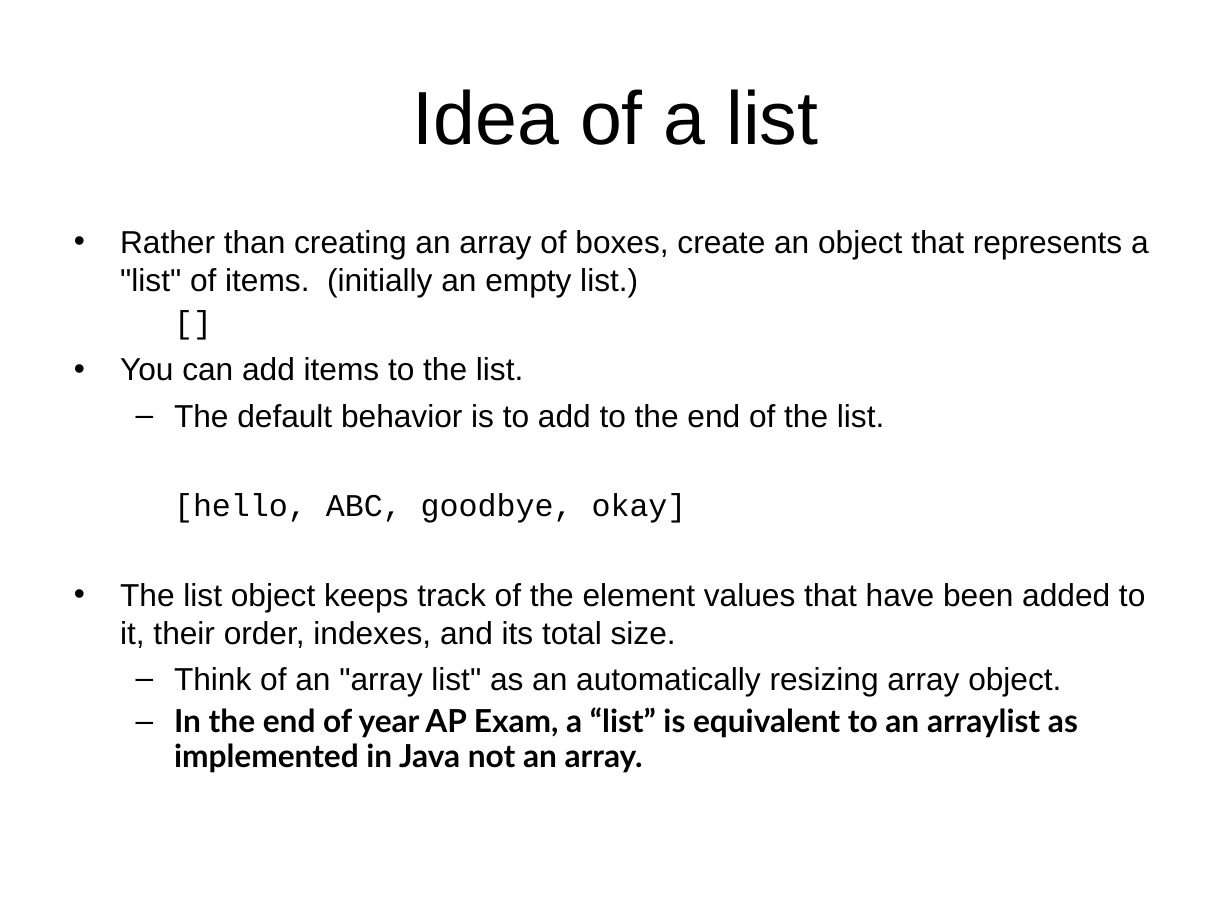
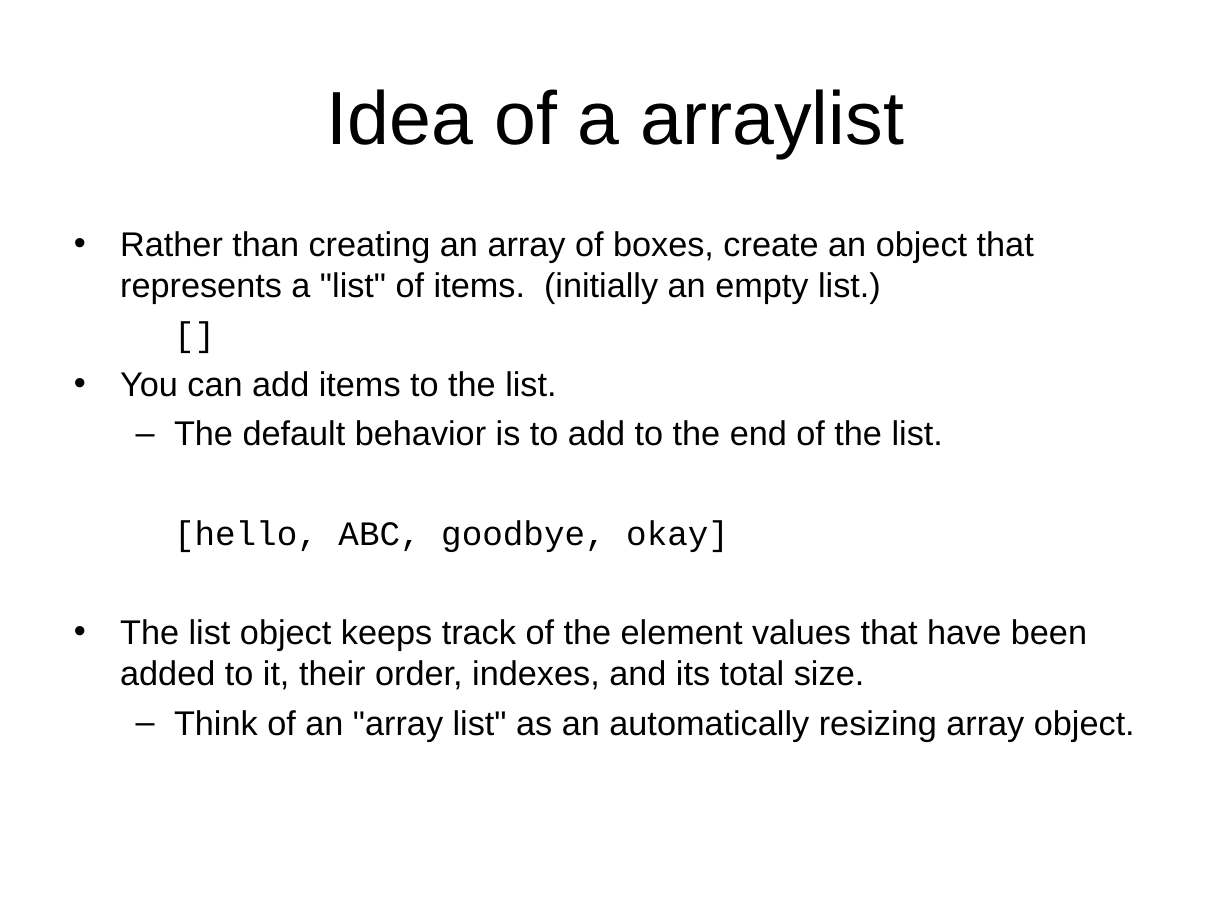
Before and after one commit to LongBaoNguyen/longbaonguyen.github.io, a slide deck: slide 4 of courses/apcsp/lecture13.ppt. Drawn at 1232x924 pixels with LibreOffice and Linux fonts; fonts in the diff are those of the drawing; background and template pictures are left out. Boxes give left, top, right and bottom in pixels: in the first picture for what was removed or moved away, otherwise in the second. Text is boxed around its words. In the diff, an @@ line names an element or a change of style, - is before the commit and + after.

Commit message:
arraylist

```diff
--- a/courses/apcsp/lecture13.ppt
+++ b/courses/apcsp/lecture13.ppt
@@ title at (x1=327, y1=89, x2=903, y2=158): text changed @@
-Idea of a list
+Idea of a arraylist
@@ text "Rather than creating an array ..." at (x1=120, y1=231, x2=1135, y2=741): size 18.5 to 20 pt; line spacing 0.9 to 1 @@
@@ text at (x1=174, y1=707, x2=1078, y2=773): paragraph removed @@
-  – In the end of year AP Exam, a “list” is equivalent to an arraylist as implemented in Java not an array.
```
Also in this commit, not shown: 13 other slides changed, 1 slide added, 2 slides removed, 6 other files.
